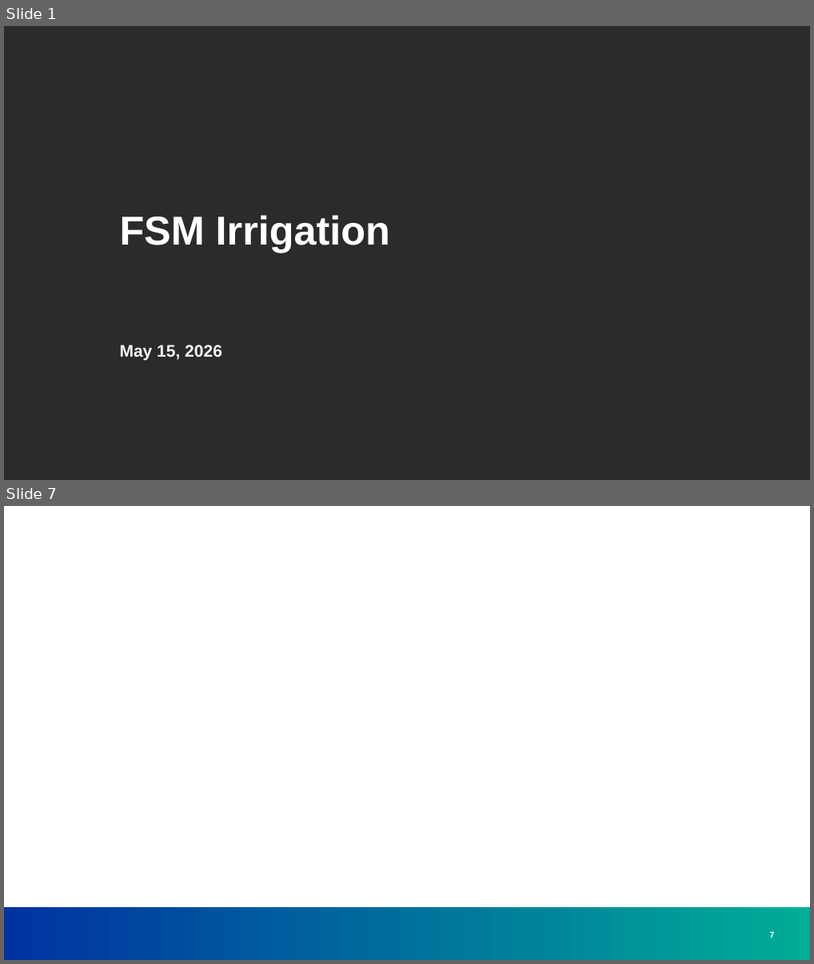
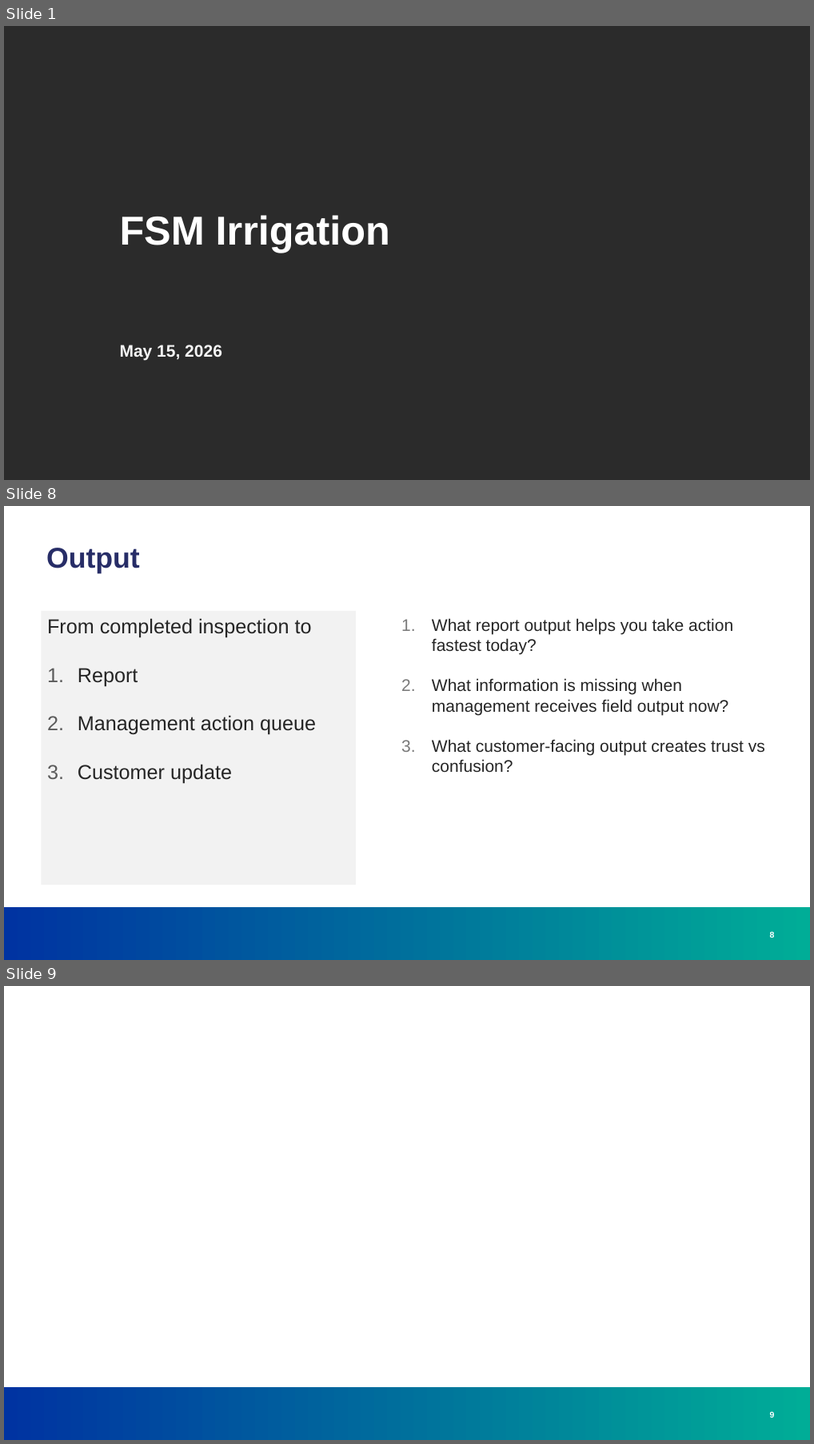
Before and after one commit to greg-e/irrigation, a slide deck: fsm_irrigation.pptx. Shown one above the other, each under a label of ours: slides 1 and 7 before the commit, slides 1, 8 and 9 after it; the slides between them are not shown. The pictures are 814x964 and 814x1444 pixels, drawn with LibreOffice and Linux fonts; fonts in the diff are those of the drawing; background and template pictures are left out; a plain dark background stands for a picture behind light text. Boxes give left, top, right and bottom in pixels: in the first picture for what was removed or moved away, otherwise in the second. Text is boxed around its words. In the diff, an @@ line names an element or a change of style, - is before the commit and + after.

```diff
--- a/fsm_irrigation.pptx
+++ b/fsm_irrigation.pptx
@@ slide 8 added at box(4, 506, 810, 960), background #FFFFFF; not listed: 1 template element that a slide beside it also shows @@
@@ title added at box(46, 548, 140, 573), 34 pt, text #272D67, bold @@
+Output
@@ text added at box(42, 611, 357, 884), fill #F2F2F2, 24 pt, text #252525 @@
+From completed inspection to
+1. Report
+2. Management action queue
+3. Customer update
@@ text added at box(432, 618, 766, 772), 20 pt, text #252525 @@
+1. What report output helps you take action fastest today?
+2. What information is missing when management receives field output now?
+3. What customer-facing output creates trust vs confusion?
@@ page number added at box(770, 931, 775, 940), 10 pt, text #FFFFFF, bold @@
+8
@@ what was slide 7 is now slide 9 @@
@@ page number at box(770, 1411, 775, 1417): text changed @@
-7
+9
```
Also in this commit, not shown: 2 slides changed, 4 other slides added, 5 slides removed, 10 other files.
